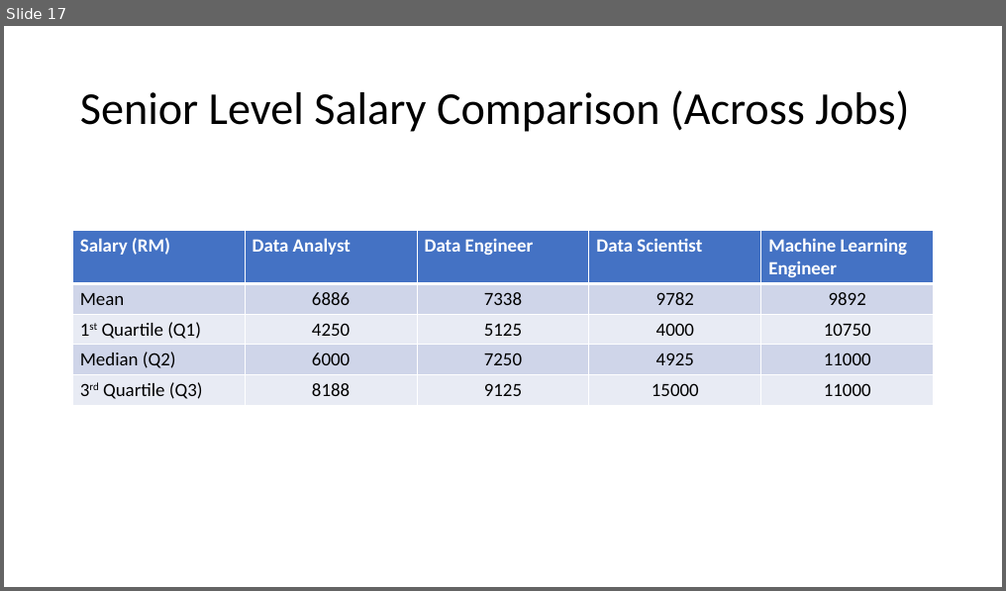
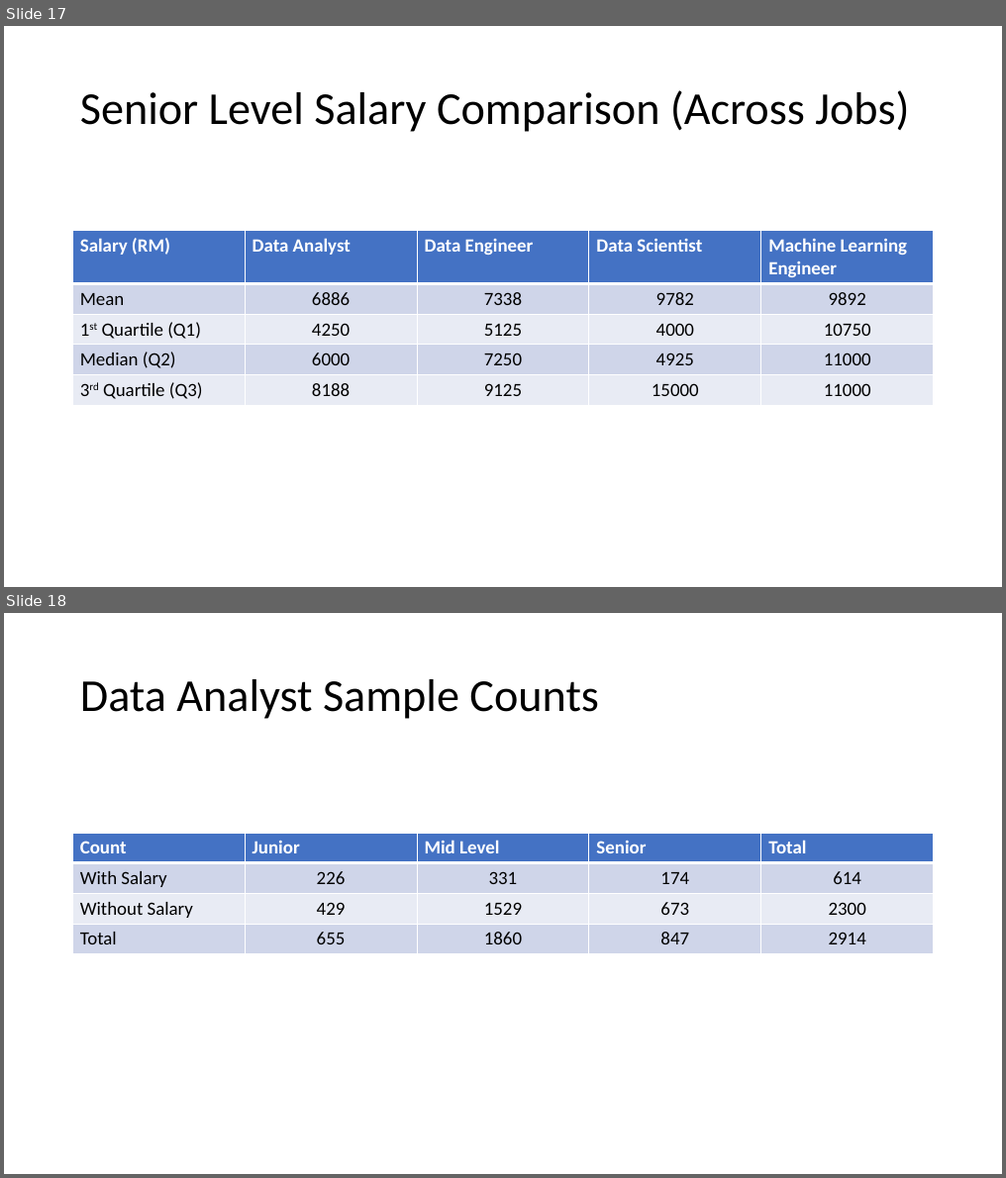
Before and after one commit to binxuankong/skills-ontology-project, a slide deck: job-salary-insights/Job Salary Analysis.pptx. Shown one above the other, each under a label of ours: slide 17 before the commit, slides 17 and 18 after it. The pictures are 1006x591 and 1006x1178 pixels, drawn with LibreOffice and Linux fonts; fonts in the diff are those of the drawing. Boxes give left, top, right and bottom in pixels: in the first picture for what was removed or moved away, otherwise in the second. Text is boxed around its words. In the diff, an @@ line names an element or a change of style, - is before the commit and + after.

Commit message:
Get sample count

```diff
--- a/job-salary-insights/Job Salary Analysis.pptx
+++ b/job-salary-insights/Job Salary Analysis.pptx
@@ slide 18 added at (4, 613, 1002, 1174), background #FFFFFF @@
@@ title added at (80, 679, 599, 719), 44 pt, text #000000 @@
+Data Analyst Sample Counts
@@ table added at (73, 833, 934, 955), 4 rows, 5 columns @@
+Count | Junior | Mid Level | Senior | Total
+With Salary | 226 | 331 | 174 | 614
+Without Salary | 429 | 1529 | 673 | 2300
+Total | 655 | 1860 | 847 | 2914
```
Also in this commit, not shown: 3 other slides added, 1 other file.
